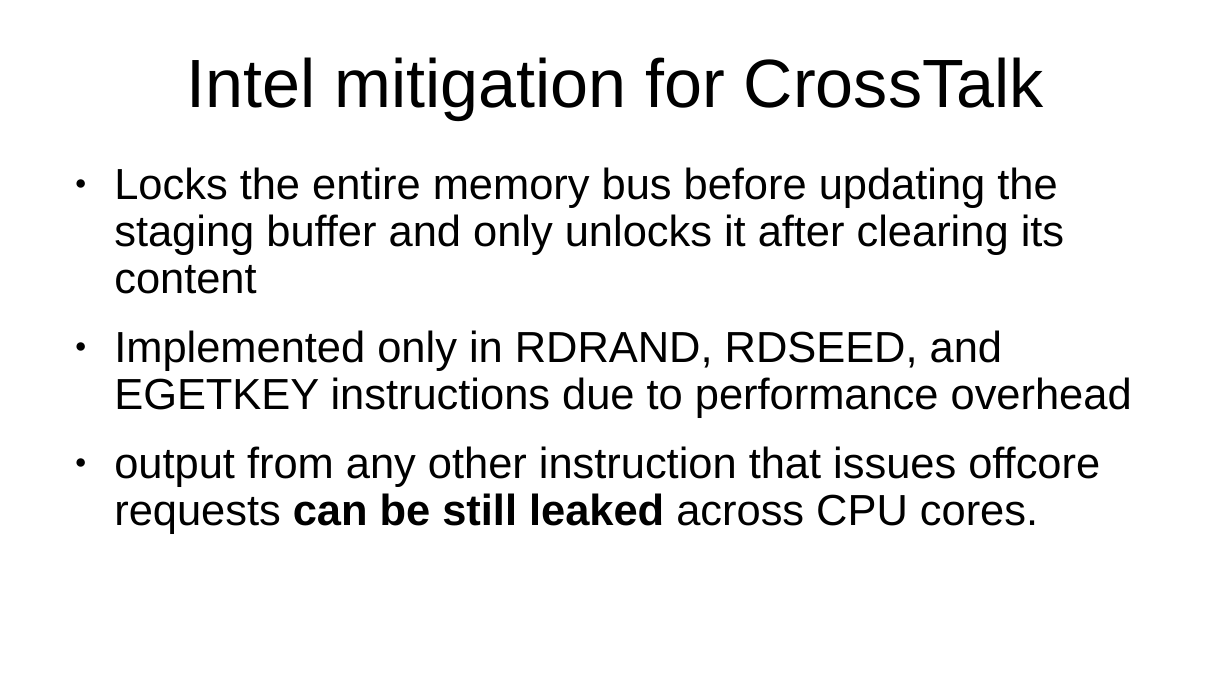
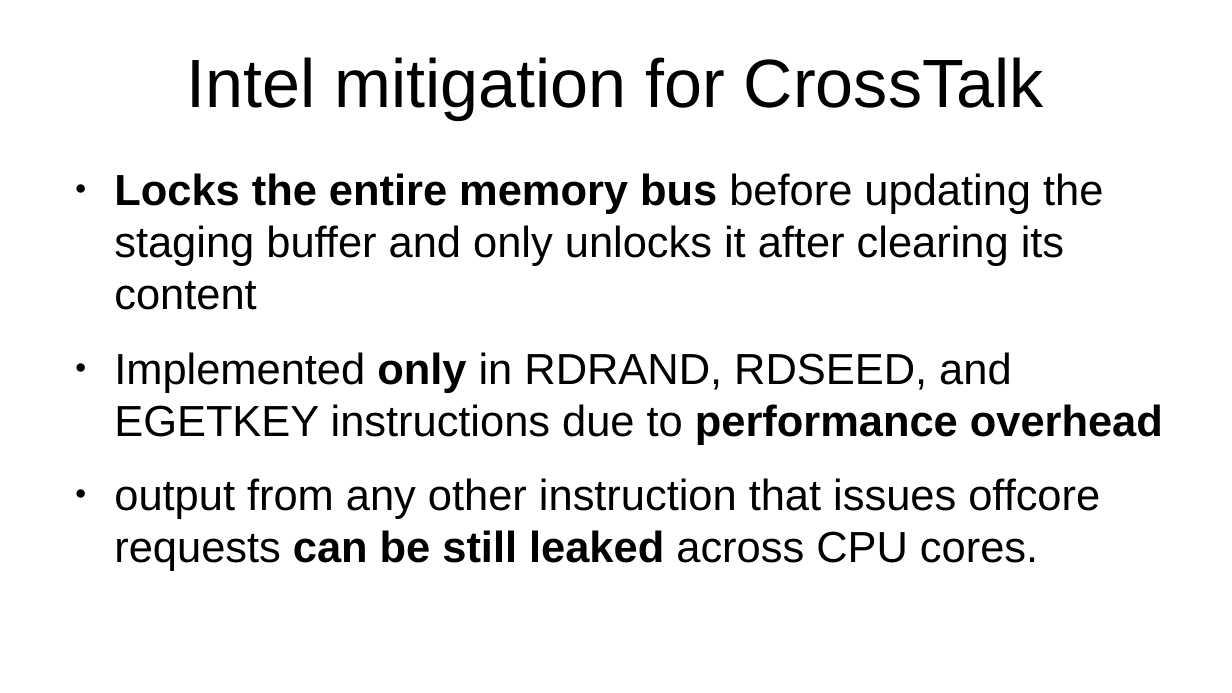
Before and after one commit to Rijndael99/hw_vulnerabilities, a slide deck: slide 13 of presentation1.pptx. Drawn at 1232x693 pixels with LibreOffice and Linux fonts; fonts in the diff are those of the drawing. Boxes give left, top, right and bottom in pixels: in the first picture for what was removed or moved away, otherwise in the second. Text is boxed around its words. In the diff, an @@ line names an element or a change of style, - is before the commit and + after.

```diff
--- a/presentation1.pptx
+++ b/presentation1.pptx
@@ text "Locks the entire memory bus ..." at <box>114,173,1163,571</box>: bold on in "Locks the entire memory bus", "only performance overhead"; line spacing 0.9 to 1 @@
```
Also in this commit, not shown: 7 other slides changed.
